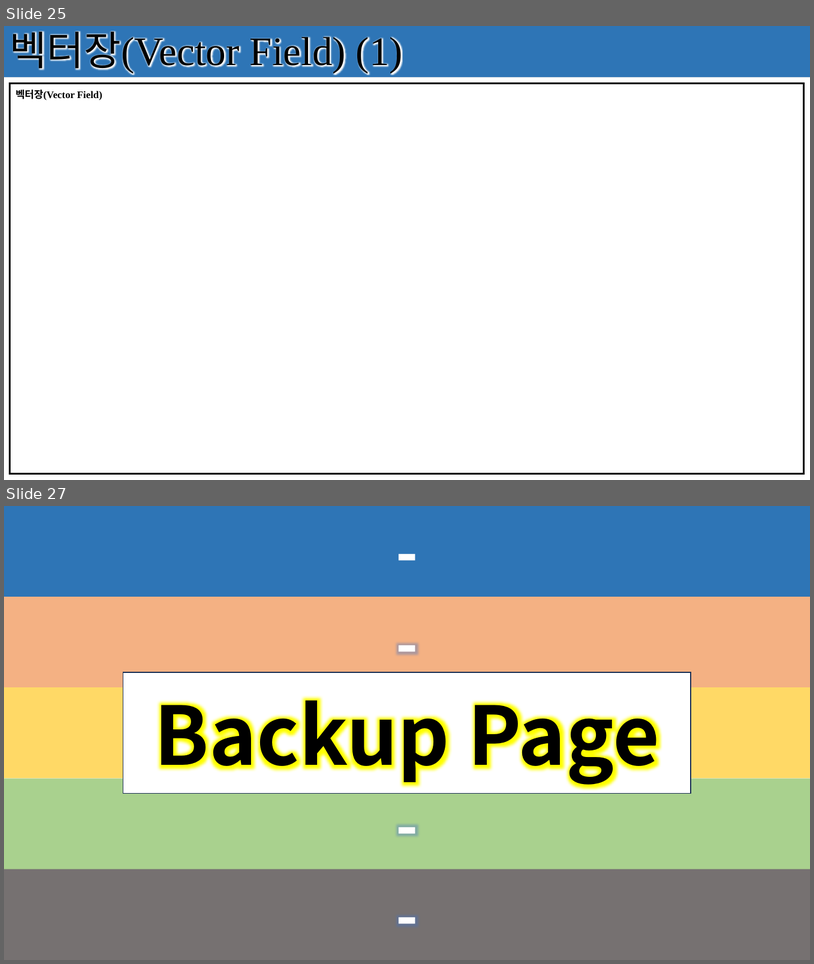
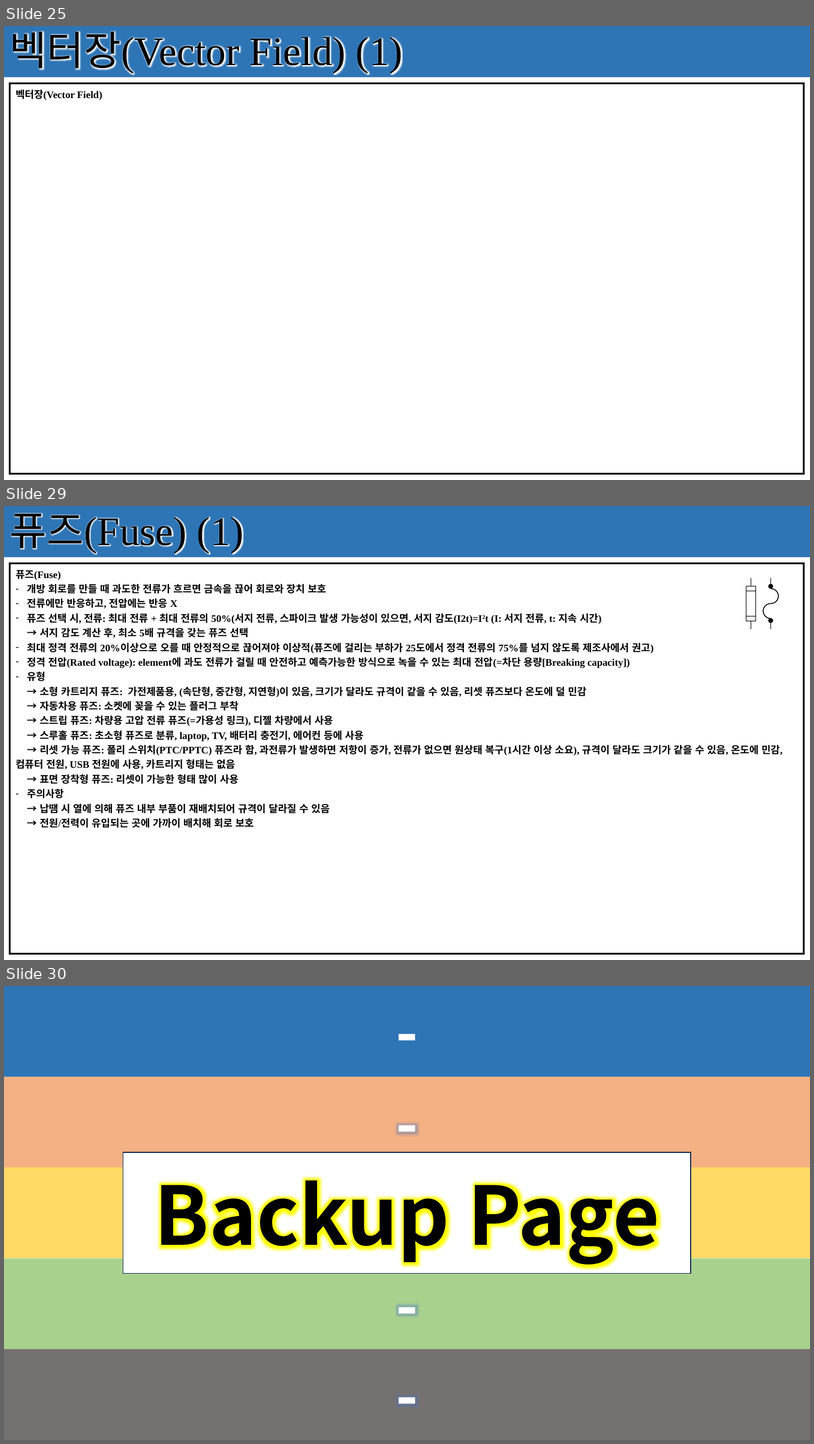
Before and after one commit to seonghokim/Study, a slide deck: Study Material/[KOR] Basic Electrical Circuit.pptx. Shown one above the other, each under a label of ours: slides 25 and 27 before the commit, slides 25, 29 and 30 after it; the slides between them are not shown. The pictures are 814x964 and 814x1444 pixels, drawn with LibreOffice and Linux fonts; fonts in the diff are those of the drawing. Boxes give left, top, right and bottom in pixels: in the first picture for what was removed or moved away, otherwise in the second. Text is boxed around its words. In the diff, an @@ line names an element or a change of style, - is before the commit and + after.

```diff
--- a/Study Material/[KOR] Basic Electrical Circuit.pptx
+++ b/Study Material/[KOR] Basic Electrical Circuit.pptx
@@ slide 29 added at box(4, 506, 810, 960), background #FFFFFF; not listed: 1 template element that a slide beside it also shows @@
@@ rectangle added at box(4, 506, 810, 558), fill #2E75B6, 48 pt, text #000000 @@
+퓨즈(Fuse) (1)
@@ table added at box(9, 564, 804, 953), 1 rows, 1 columns @@
+퓨즈(Fuse) / 개방 회로를 만들 때 과도한 전류가 흐르면 금속을 끊어 회로와 장치 보호 / 전류에만 반응하고, 전압에는 반응 X / 퓨즈 선택 시, 전류: 최대 전류 + 최대 전류의 50%(서지 전류, 스파이크 발생 가능성이 있으면, 서지 감도(I2t)=I2t (I: 서지 전류, t: 지속 시간) / → 서지 감도 계산 후, 최소 5배 규격을 갖는 퓨즈 선택 / 최대 정격 전류의 20%이상으로 오를 때 안정적으로 끊어져야 이상적(퓨즈에 걸리는 부하가 25도에서 정격 전류의 75%를 넘지 않도록 제조사에서 권고) / 정격 전압(Rated voltage): element에 과도 전류가 걸릴 때 안전하고 예측가능한 방식으로 녹을 수 있는 최대 전압(=차단 용량[Breaking capacity]) / 유형 / → 소형 카트리지 퓨즈: 가전제품용, (속단형, 중간형, 지연형)이 있음, 크기가 달라도 규격이 같을 수 있음, 리셋 퓨즈보다 온도에 덜 민감 / → 자동차용 퓨즈: 소켓에 꽂을 수 있는 플러그 부착 / → 스트립 퓨즈: 차량용 고압 전류 퓨즈(=가용성 링크), 디젤 차량에서 사용 / → 스루홀 퓨즈: 초소형 퓨즈로 분류, laptop, TV, 배터리 충전기, 에어컨 등에 사용 / → 리셋 가능 퓨즈: 폴리 스위치(PTC/PPTC) 퓨즈라 함, 과전류가 발생하면 저항이 증가, 전류가 없으면 원상태 복구(1시간 이상 소요), 규격이 달라도 크기가 같을 수 있음, 온도에 민감, 컴퓨터 전원, USB 전원에 사용, 카트리지 형태는 없음 / → 표면 장착형 퓨즈: 리셋이 가능한 형태 많이 사용 / 주의사항 / → 납땜 시 열에 의해 퓨즈 내부 부품이 재배치되어 규격이 달라질 수 있음 / → 전원/전력이 유입되는 곳에 가까이 배치해 회로 보호
@@ group added at box(747, 579, 779, 629): 4 lines, 3 rectangles, 2 ellipses, 2 arc (boxed as its full ellipse)s @@
@@ what was slide 27 is now slide 30 @@
```
Also in this commit, not shown: 1 slide changed, 2 other slides added.
